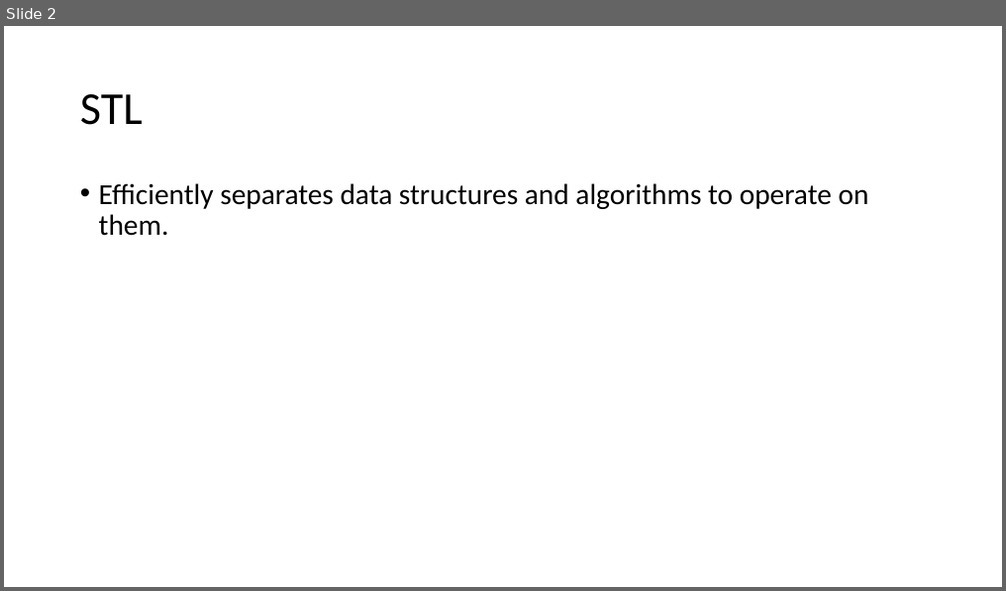
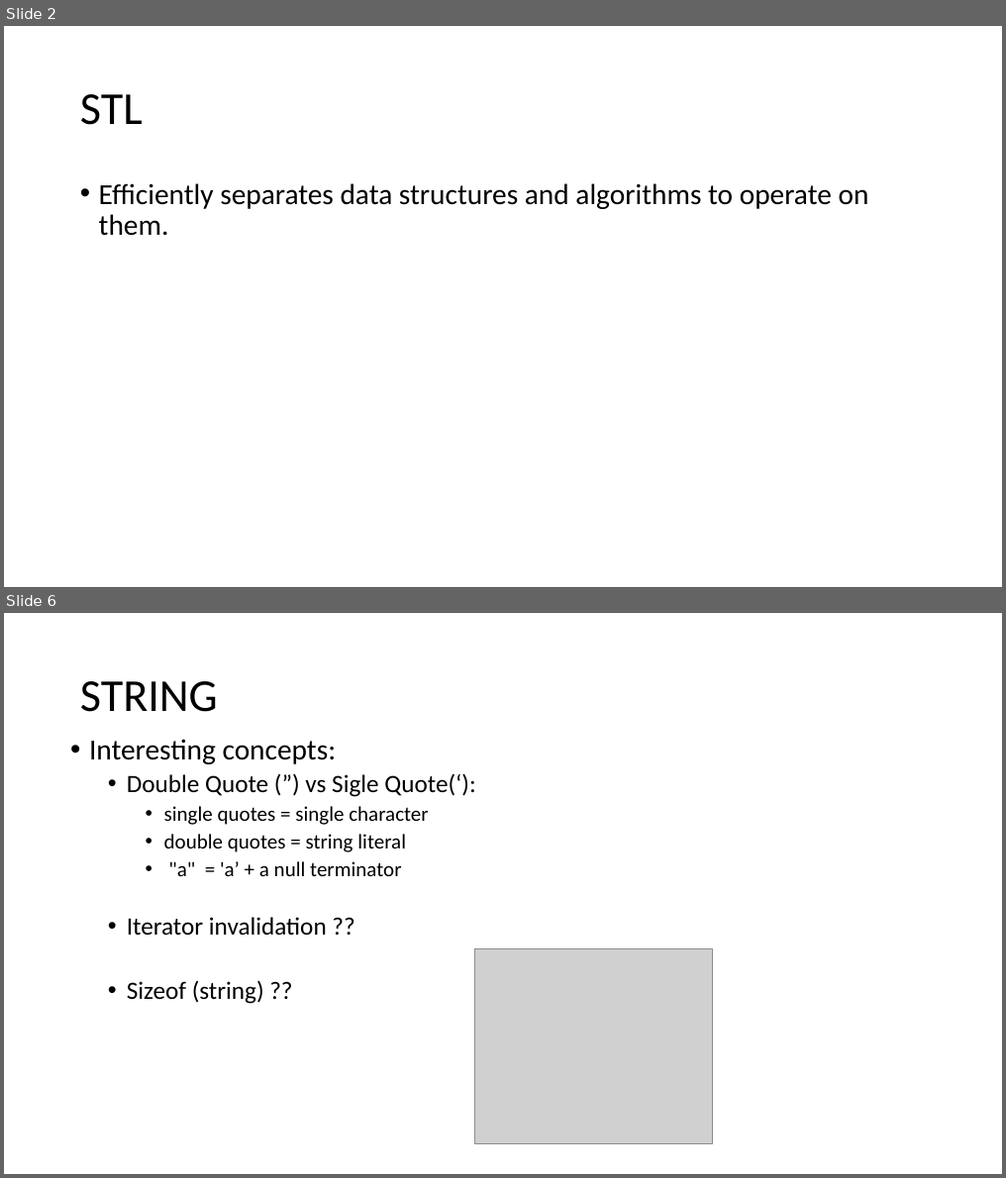
Before and after one commit to muksiddheswar/Tiny-CPP-Examples, a slide deck: CPP-Examples/STL/STL_Presentation.pptx. Shown one above the other, each under a label of ours: slide 2 before the commit, slides 2 and 6 after it; the slides between them are not shown. The pictures are 1006x591 and 1006x1178 pixels, drawn with LibreOffice and Linux fonts; fonts in the diff are those of the drawing; grey boxes stand for pictures. Boxes give left, top, right and bottom in pixels: in the first picture for what was removed or moved away, otherwise in the second. Text is boxed around its words. In the diff, an @@ line names an element or a change of style, - is before the commit and + after.

Commit message:
Finish String outline

```diff
--- a/CPP-Examples/STL/STL_Presentation.pptx
+++ b/CPP-Examples/STL/STL_Presentation.pptx
@@ slide 6 added at (x1=4, y1=613, x2=1002, y2=1174), background #FFFFFF @@
@@ title added at (x1=80, y1=681, x2=218, y2=712), 44 pt, text #000000 @@
+STRING
@@ text added at (x1=89, y1=739, x2=475, y2=1004), 20 pt, text #000000 @@
+• Interesting concepts:
+  • Double Quote (”) vs Sigle Quote(‘):
+    • single quotes = single character
+    • double quotes = string literal
+    • "a" = 'a’ + a null terminator
+  • Iterator invalidation ??
+  • Sizeof (string) ??
@@ picture added at (x1=474, y1=950, x2=712, y2=1145) @@
```
Also in this commit, not shown: 2 slides changed, 2 other slides added, 1 slide removed.
